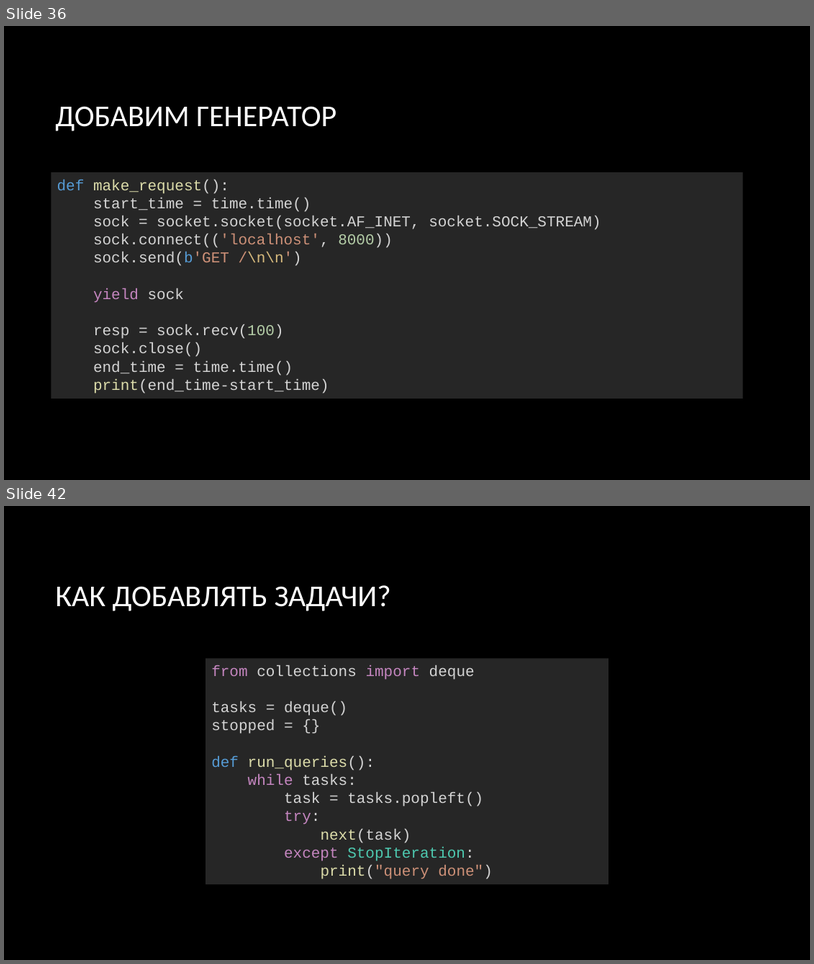
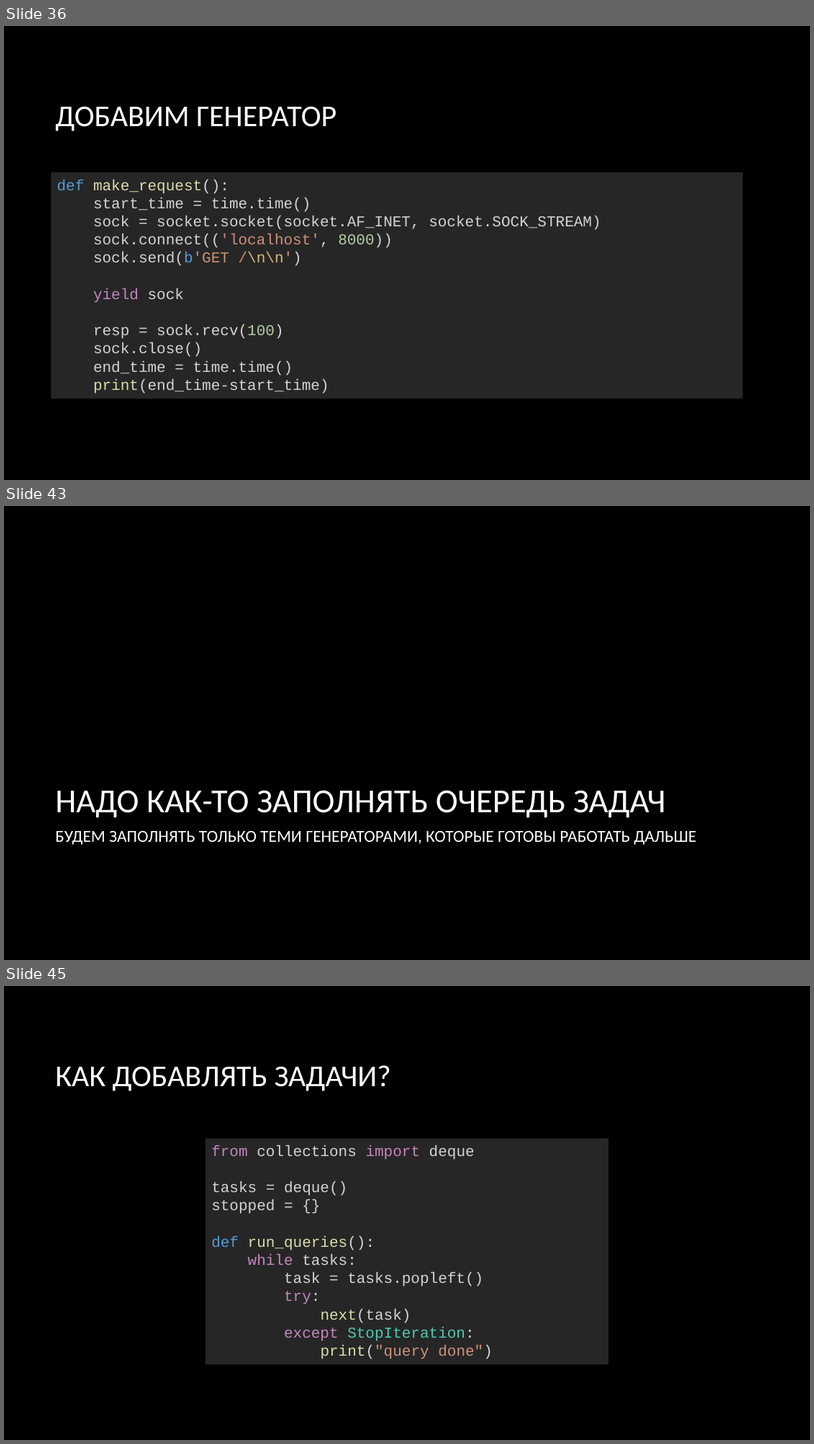
Before and after one commit to fantomius/AsyncPython, a slide deck: AsyncPython.pptx. Shown one above the other, each under a label of ours: slides 36 and 42 before the commit, slides 36, 43 and 45 after it; the slides between them are not shown. The pictures are 814x964 and 814x1444 pixels, drawn with LibreOffice and Linux fonts; fonts in the diff are those of the drawing; background and template pictures are left out. Boxes give left, top, right and bottom in pixels: in the first picture for what was removed or moved away, otherwise in the second. Text is boxed around its words. In the diff, an @@ line names an element or a change of style, - is before the commit and + after.

```diff
--- a/AsyncPython.pptx
+++ b/AsyncPython.pptx
@@ slide 43 added at [4, 506, 810, 960], background picture (left out) @@
@@ title added at [55, 790, 666, 818], 40 pt, text #FFFFFF @@
+НАДО КАК-ТО ЗАПОЛНЯТЬ ОЧЕРЕДЬ ЗАДАЧ
@@ text added at [55, 831, 697, 844], 20 pt, text #FFFFFF @@
+БУДЕМ ЗАПОЛНЯТЬ ТОЛЬКО ТЕМИ ГЕНЕРАТОРАМИ, КОТОРЫЕ ГОТОВЫ РАБОТАТЬ ДАЛЬШЕ
@@ what was slide 42 is now slide 45 @@
```
Also in this commit, not shown: 5 slides changed, 4 other slides added.
